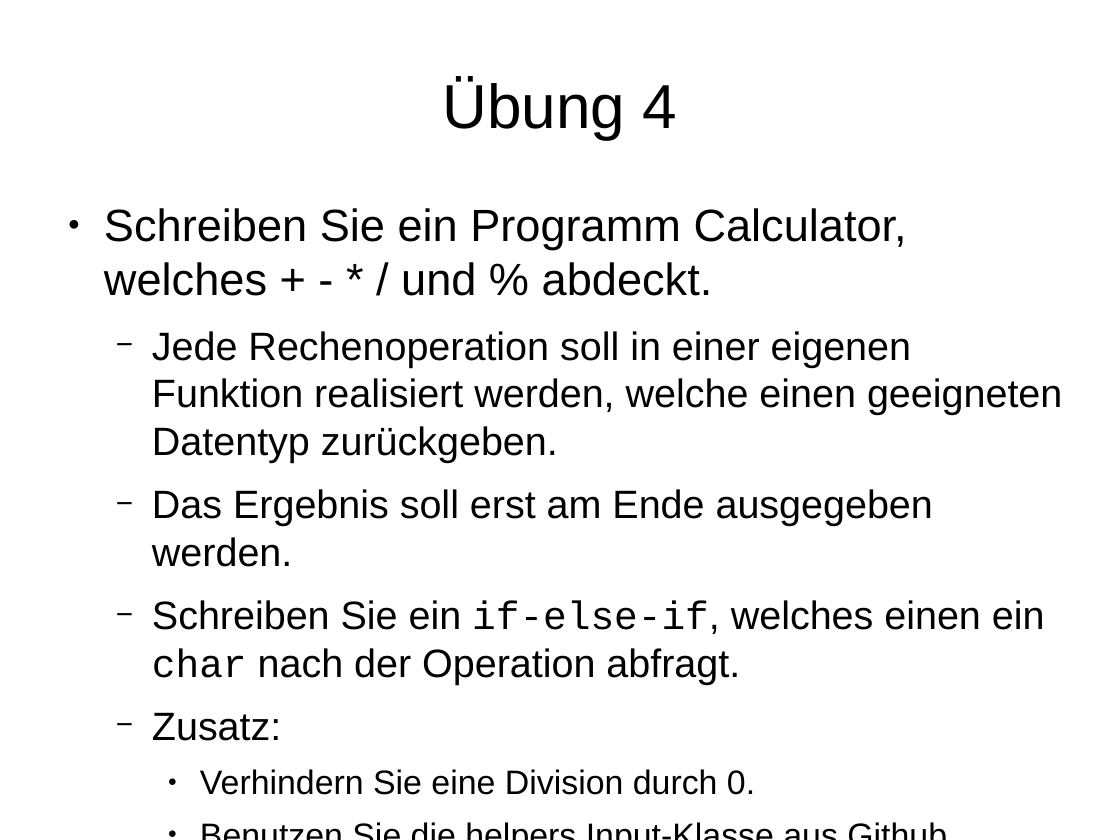
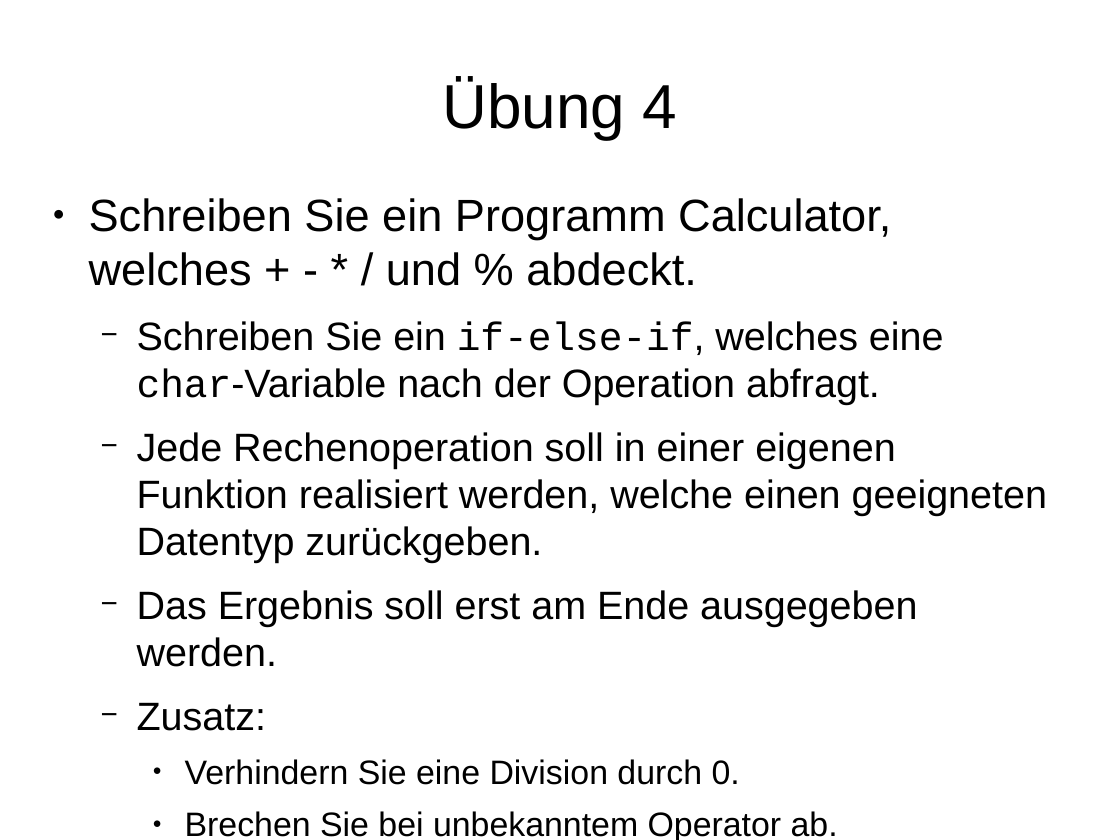
Before and after one commit to mn-io/hello-java, a slide deck: slide 61 of Folien.odp. Drawn at 1120x840 pixels with LibreOffice and Linux fonts; fonts in the diff are those of the drawing. Boxes give left, top, right and bottom in pixels: in the first picture for what was removed or moved away, otherwise in the second. Text is boxed around its words. In the diff, an @@ line names an element or a change of style, - is before the commit and + after.

```diff
--- a/Folien.odp
+++ b/Folien.odp
@@ text "Schreiben Sie ein Programm Calculator, ...": place and size @@
-text "Schreiben Sie ein Programm Calculator, ..." at <box>104,208,1062,795</box>
+text "Schreiben Sie ein Programm Calculator, ..." at <box>89,198,1047,840</box>
@@ text at <box>137,321,944,405</box>: paragraph added @@
+  − Schreiben Sie ein if-else-if, welches eine char-Variable nach der Operation abfragt.
@@ text at <box>152,600,1045,684</box>: paragraph removed @@
-  − Schreiben Sie ein if-else-if, welches einen ein char nach der Operation abfragt.
@@ text at <box>185,811,838,840</box>: text changed @@
-    ● Benutzen Sie die helpers.Input-Klasse aus Github
+    ● Brechen Sie bei unbekanntem Operator ab.
```
Also in this commit, not shown: 8 other files.
